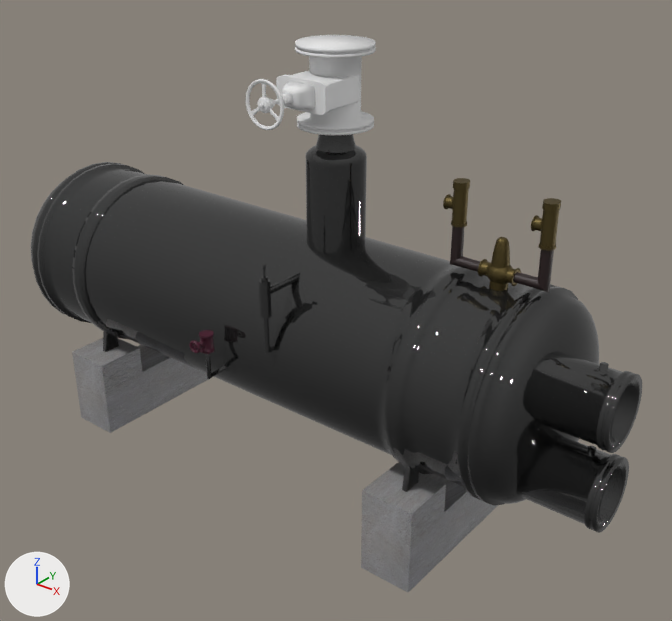
Renders of the FBX model испар.fbx from each side of a commit.
Rendered twice from a 50 mm lens placed at (6.37, -6.86, 5.84), pointed at (0.84, 0.06, 1.56). The lights are fixed; the arrows at lower left show +X, +Y and +Z. Where no turn or scale is listed for an object, it has been applied to the vertices. Vertices at the same position are counted once.

The scene before the commit, as lines of its bpy script (objects in view):
```python
ob_cube_041 = bpy.data.objects.new('Cube.041', me_cube_042)
ob_cube_041.location = (-2.18, 0.0, -0.23)
ob_cube_041.rotation_euler = (-3.142, 0.0, 0.0)  # degrees (-180, 0, 0)
ob_cube_041.scale = (-0.286, -1.0, -0.624)
ob_cylinder_004 = bpy.data.objects.new('Cylinder.004', me_cylinder_004)
ob_cylinder_004.location = (0.86, 0.02, 3.92)
ob_cylinder_004.rotation_euler = (0.0, 0.0, -1.571)  # degrees (0, 0, -90)
ob_cylinder_004.scale = (0.636, 0.636, 0.636)
ob_cylinder_063 = bpy.data.objects.new('Cylinder.063', me_cylinder_064)
ob_cylinder_063.location = (3.58, -0.33, 1.78)
ob_cylinder_064 = bpy.data.objects.new('Cylinder.064', me_cylinder_065)
ob_cylinder_064.location = (3.58, -0.33, 0.96)
ob_cylinder_065 = bpy.data.objects.new('Cylinder.065', me_cylinder_066)
ob_cylinder_065.location = (0.86, 0.02, 3.58)
ob_cylinder_066 = bpy.data.objects.new('Cylinder.066', me_cylinder_067)
ob_cylinder_066.location = (0.13, -1.15, 1.35)
ob_cylinder_068 = bpy.data.objects.new('Cylinder.068', me_cylinder_069)
ob_cylinder_068.location = (0.86, -0.74, 2.17)
ob_sphere_019 = bpy.data.objects.new('Sphere.019', me_sphere_020)
ob_sphere_019.location = (2.7, 0.02, 1.38)
ob_sphere_020 = bpy.data.objects.new('Sphere.020', me_sphere_021)
ob_sphere_020.location = (0.86, 0.02, 3.17)
# also in view: 'Cube.040' at (2.29, 0.0, -0.08); 'Sphere.024' at (3.13, 0.02, 3.08); 'Gate Valve.001' at (0.86, -0.96, 3.93); 'Cube' at (0.86, -0.18, 3.93); 'Sphere.022' at (2.73, 0.02, 2.6)
```
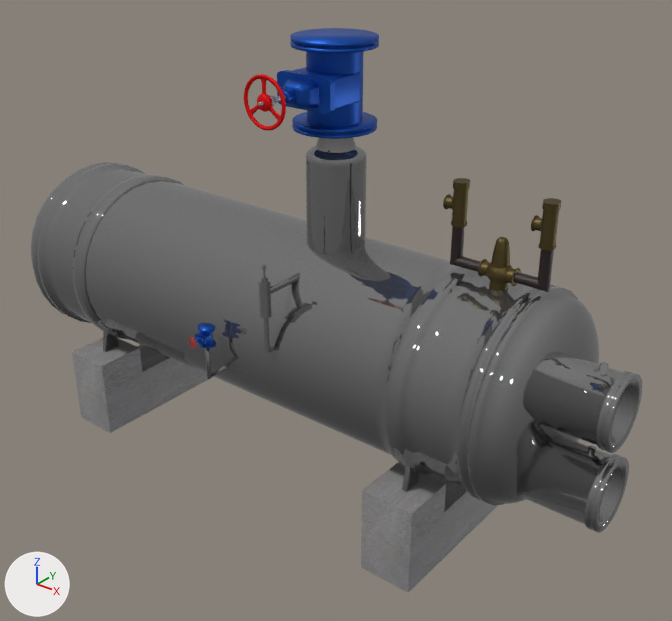
Edits to the bpy script that builds the scene:
```text
Change mat_material_012:
    mat_material_012.base_color: (0.0872, 0.0872, 0.0872) -> (0.305, 0.305, 0.305)  # dark grey #535353 -> grey #969696
Change me_cube_004:
    where me_cube_004.from_pydata(...)  # 344 vertices, 330 faces; spans x -1.0..1.0, y -1.0..1.0, z -1.0..1.0
    add me_cube_004.materials.append(mat_material_004)  # blue #1250b1
Change me_cube_003:
    where me_cube_003.from_pydata(...)  # 1976 vertices, 1926 faces; spans x -1.0..0.25, y -1.29..1.29, z -0.82..0.82
    add me_cube_003.materials.append(mat_material_004)  # blue #1250b1
Change me_cylinder_004:
    used by ob_cylinder_004; location = (0.86, 0.02, 3.92); rotation_euler = (0.0, 0.0, -1.571), in degrees (0, 0, -90); scale = (0.636, 0.636, 0.636)
    remove me_cylinder_004.from_pydata(...)  # 700 vertices, 652 faces; spans x -0.582..0.582, y -0.583..0.583, z -0.592..0.633
    add me_cylinder_004.from_pydata(...)  # 900 vertices, 802 faces; spans x -0.72..0.72, y -0.72..0.72, z -0.65..0.373
    me_cylinder_004 part 1: 700 vertices removed from x -0.582..0.582, y -0.583..0.583, z -0.592..0.633; 900 vertices added at x -0.72..0.72, y -0.72..0.72, z -0.65..0.373
    me_cylinder_004 part 2: the surface is now shaded flat
    add me_cylinder_004.materials.append(mat_material_007)  # blue #1250b1
Change me_cube_002:
    where me_cube_002.from_pydata(...)  # 200 vertices, 102 faces; spans x -1.0..1.0, y -1.0..1.0, z -1.0..1.0
    add me_cube_002.materials.append(mat_material_004)  # blue #1250b1
Change me_circle_002:
    where me_circle_002.from_pydata(...)  # 1117 vertices, 1088 faces; spans x -1.31..1.31, y -0.15..0.15, z -1.31..1.31
    add me_circle_002.materials.append(mat_material_009)  # red #e70004
Remove ob_cylinder_066:
    ob_cylinder_066 = bpy.data.objects.new('Cylinder.066', me_cylinder_067)
Change ob_cube:
    ob_cube.location: (0.86, -0.18, 3.93) -> (0.85, -0.19, 3.94)
    ob_cube.scale: (0.256, 0.254, 0.128) -> (0.282, 0.28, 0.141)
Change ob_cube_002:
    ob_cube_002.location: (0.86, -0.61, 3.93) -> (0.85, -0.57, 3.94)
    ob_cube_002.scale: (0.137, 0.137, 0.137) -> (0.151, 0.151, 0.151)
Change ob_cube_001:
    ob_cube_001.location: (0.86, -0.45, 3.93) -> (0.85, -0.4, 3.94)
    ob_cube_001.scale: (-0.0278, -0.289, -0.145) -> (-0.0305, -0.317, -0.159)
Change ob_gate_valve_001:
    ob_gate_valve_001.location: (0.86, -0.96, 3.93) -> (0.13, -1.34, 1.51)
    ob_gate_valve_001.scale: (0.168, 0.168, 0.168) -> (0.043, 0.0372, 0.0431)
Add ob_cylinder:
    ob_cylinder = bpy.data.objects.new('Cylinder', me_cylinder)  # 850 vertices, 802 faces; spans x -0.408..0.408, y -0.407..0.407, z -0.413..0.442; in mat_material_004 (blue #1250b1)
    ob_cylinder.location = (0.85, 0.02, 3.94)
Add ob_gate_valve:
    ob_gate_valve = bpy.data.objects.new('Gate Valve', me_circle_006)  # 1117 vertices, 1088 faces; spans x -0.242..0.242, y -0.028..0.028, z -0.242..0.242; in mat_material_005 (red #e70004)
    ob_gate_valve.location = (0.85, -0.95, 3.94)
Add ob_tube:
    ob_tube = bpy.data.objects.new('Tube', me_circle_007)  # 512 vertices, 450 faces; spans x -0.07..0.07, y -0.021..0.165, z -0.07..0.07; in mat_material_006 (grey #aeaeae)
    ob_tube.location = (0.85, -0.99, 3.94)
Add ob_cylinder_001:
    ob_cylinder_001 = bpy.data.objects.new('Cylinder.001', me_cylinder_001)  # 900 vertices, 802 faces; spans x -0.0608..0.0608, y -0.0352..0.0615, z -0.0608..0.0608; in mat_material_004 (blue #1250b1)
    ob_cylinder_001.location = (0.85, -0.66, 3.94)
Add ob_cylinder_005:
    ob_cylinder_005 = bpy.data.objects.new('Cylinder.005', me_cylinder_008)  # 850 vertices, 802 faces; spans x -0.095..0.095, y -0.082..0.082, z -0.097..0.103; in mat_material_007 (blue #1250b1)
    ob_cylinder_005.location = (0.13, -1.14, 1.51)
Add ob_cube_004:
    ob_cube_004 = bpy.data.objects.new('Cube.004', me_cube_005)  # 200 vertices, 102 faces; spans x -1.0..1.0, y -1.0..1.0, z -1.0..1.0; in mat_material_007 (blue #1250b1)
    ob_cube_004.location = (0.13, -1.23, 1.51)
    ob_cube_004.rotation_euler = (0.0, 0.0, -1.571)  # degrees (0, 0, -90)
    ob_cube_004.scale = (-0.00615, -0.0741, -0.0372)
Add ob_cube_005:
    ob_cube_005 = bpy.data.objects.new('Cube.005', me_cube_009)  # 344 vertices, 330 faces; spans x -0.0653..0.0653, y -0.0389..0.0568, z -0.033..0.033; in mat_material_007 (blue #1250b1)
    ob_cube_005.location = (0.13, -1.19, 1.51)
```

Where the change shows, as pixel boxes (x1, y1, x2, y2) in the pictures (672 x 621 px; the box of a moved part takes in the faces that stretch with it):
'Sphere.019', recoloured
    both: (31, 162, 599, 506)
'Cylinder.063', recoloured
    both: (528, 351, 642, 453)
'Cylinder.064', recoloured
    both: (516, 436, 629, 533)
'Sphere.020', recoloured
    both: (306, 145, 367, 253)
'Cylinder', added (blue)
    after: (290, 28, 379, 139)
'Cube.001', recoloured, moved, rescaled (9% wider, 10% taller)
    before: (276, 75, 329, 115)
    after: (277, 70, 335, 114)
'Cube', recoloured, moved, rescaled (7% taller)
    before: (291, 71, 359, 110)
    after: (292, 67, 361, 109)
'Gate Valve', added (red)
    after: (244, 74, 286, 131)
'Cylinder.068', recoloured
    both: (259, 264, 300, 354)
'Cube.002', recoloured, moved, rescaled (9% wider, 10% taller)
    before: (282, 81, 315, 109)
    after: (283, 77, 319, 108)
'Gate Valve.001', recoloured, moved, rescaled
    before: (246, 79, 284, 130)
    after: (189, 337, 197, 348)
'Cylinder.065', recoloured
    both: (315, 134, 356, 153)
'Cylinder.066', deleted
    before: (189, 330, 215, 354)
'Cylinder.005', added
    after: (197, 323, 216, 348)
'Cylinder.001', added
    after: (283, 89, 296, 103)
'Tube', added
    after: (258, 94, 276, 107)
'Cube.005', added
    after: (197, 332, 212, 343)
'Cube.004', added
    after: (195, 334, 206, 344)
part 1 of me_cylinder_004, moved or reshaped (not visible afterwards)
    before: (295, 35, 376, 135)
